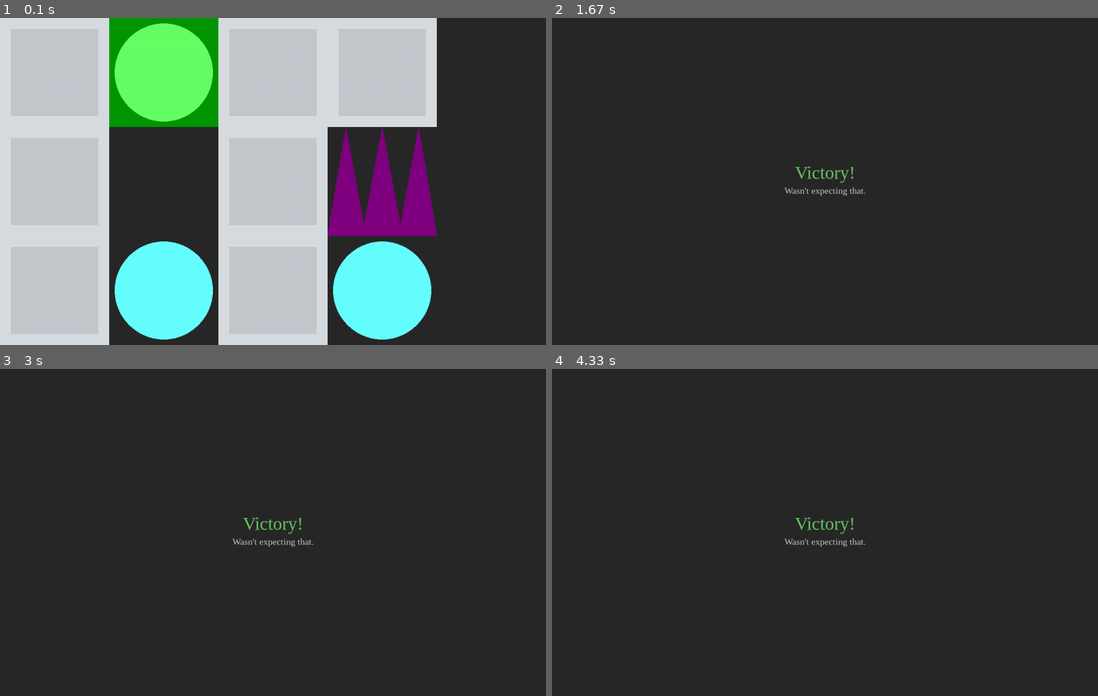
Above: before the commit, frames 1-4 (two rows, left to right).
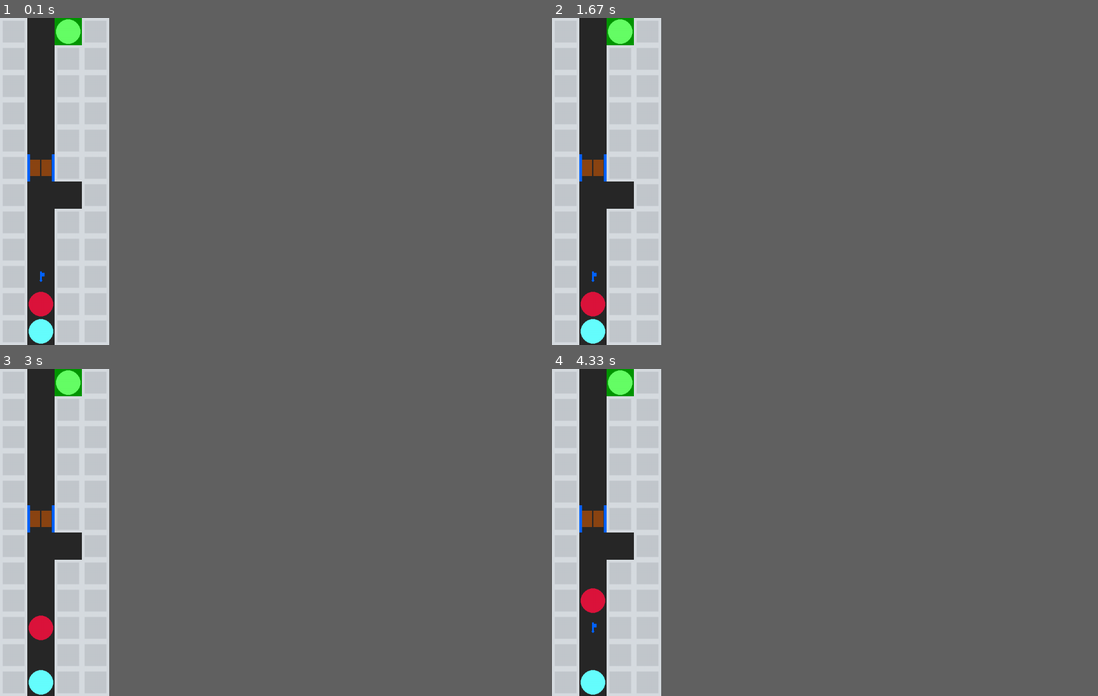
Above: after the commit, the same moments.

Repository: WingedSeal/mazegame
Game: pygame game, started from src/main.py
Same seed, same stepped clock (60 frames per second), same inputs: the game is played once before the commit and once after it.
Inputs:
- Up to frame 1 (0.1 s): no input
- Up to frame 2 (1.67 s): no input
- Up to frame 3 (3 s): tap Enter every 0.33 s from 1.83 to 2.83 s
- Up to frame 4 (4.33 s): tap Enter every 0.33 s from 3.17 to 4.17 s
In our replay, the window is 900x540 before the commit and 180x540 after it. These sizes can differ from the game's own. Grey fills any space a smaller window leaves; there, only what the larger window draws over its background counts as a difference.

The runs differ from the first frame. In frame 1, 51% of the frame differs, in the area x 5-80%, y 0-100%; in frame 2, 16%; in frame 3, 16%; in frame 4, 16%.

Commit message:
feat: add lock to const

Diff:
--- a/src/main.py
+++ b/src/main.py
@@ -2,9 +2,7 @@
 
 
 def script():
-    move(RIGHT)
-    move(UP)
-    move(UP)
+    return
 
 
-run(script, TUTORIAL5)
+run(script, HARD1)
--- a/src/mazegame/api/const.py
+++ b/src/mazegame/api/const.py
@@ -6,6 +6,7 @@
     DoorFrame,
     Enemy,
     Exit,
+    Lock,
     Key,
     Spike,
 )
@@ -35,7 +36,7 @@
 DOOR = Door.__name__
 DOOR_FRAME = DoorFrame.__name__
 KEY = Key.__name__
-
+LOCK = Lock.__name__
 
 __all__ = [
     "RED",
